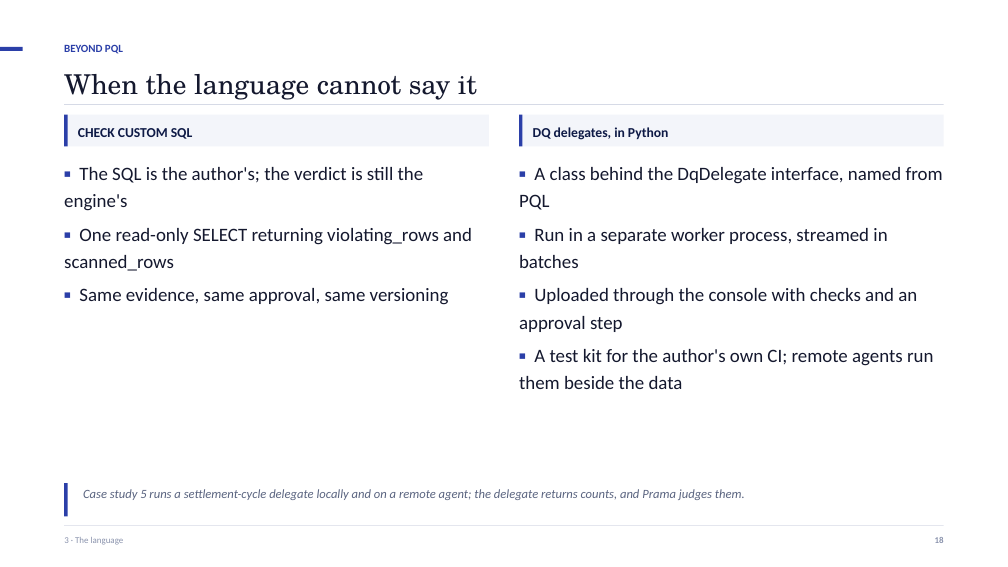
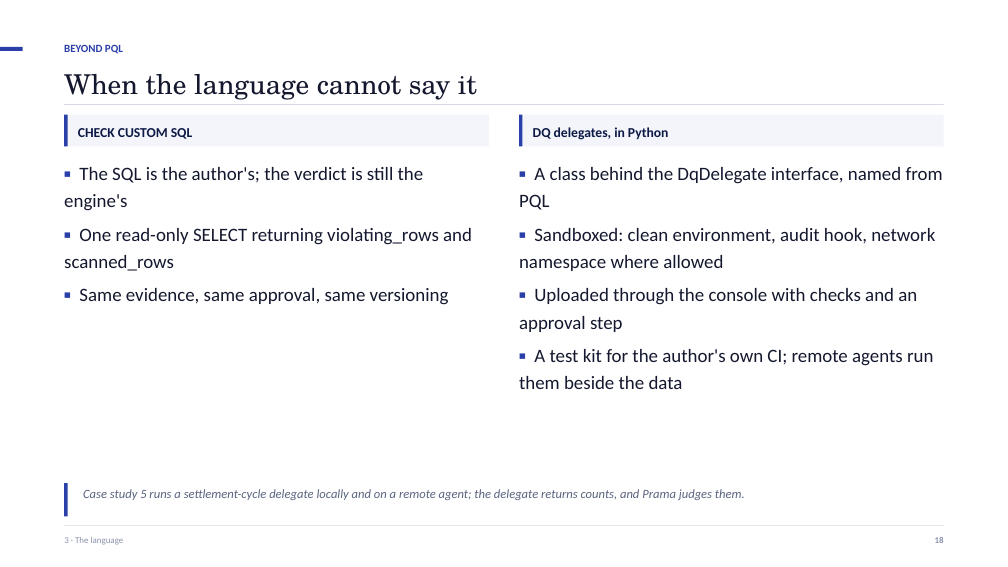
Before and after one commit to ajsinha/prama, a slide deck: slide 18 of docs/deck/Prama-Evidence-First-Data-Quality.pptx. Drawn at 1008x567 pixels with LibreOffice and Linux fonts; fonts in the diff are those of the drawing. Boxes give left, top, right and bottom in pixels: in the first picture for what was removed or moved away, otherwise in the second. Text is boxed around its words. In the diff, an @@ line names an element or a change of style, - is before the commit and + after.

```diff
--- a/docs/deck/Prama-Evidence-First-Data-Quality.pptx
+++ b/docs/deck/Prama-Evidence-First-Data-Quality.pptx
@@ text at (519, 228, 935, 271): text changed @@
-▪ Run in a separate worker process, streamed in batches
+▪ Sandboxed: clean environment, audit hook, network namespace where allowed
```
Also in this commit, not shown: 2 other slides changed, 57 other files.
